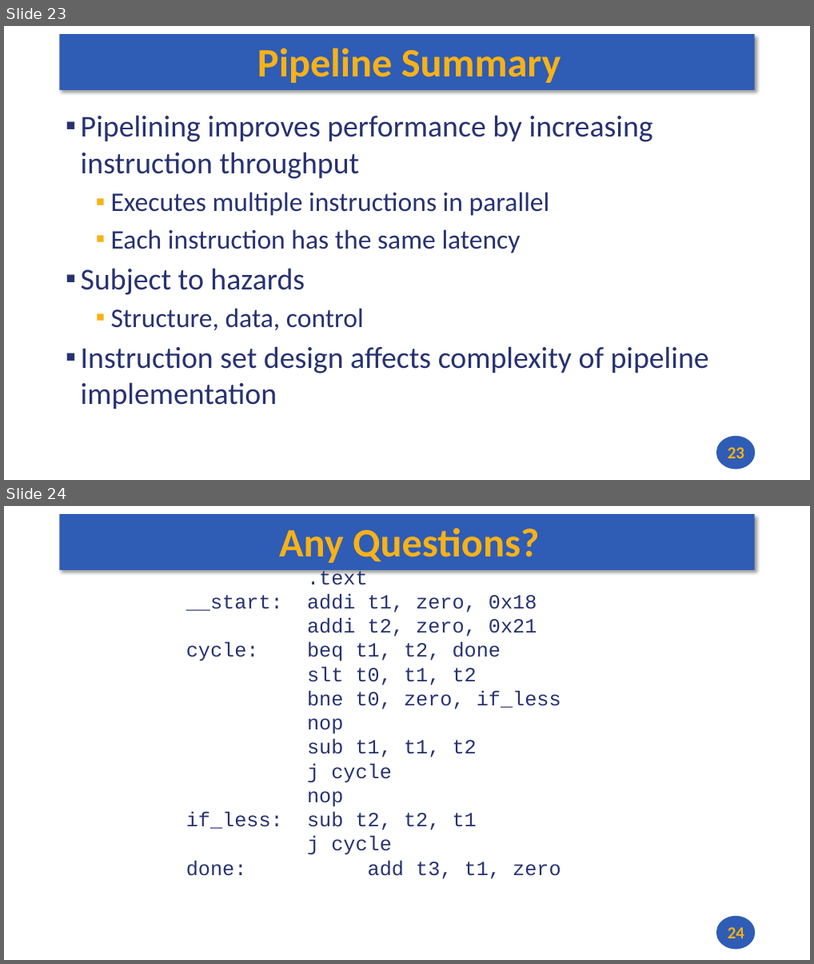
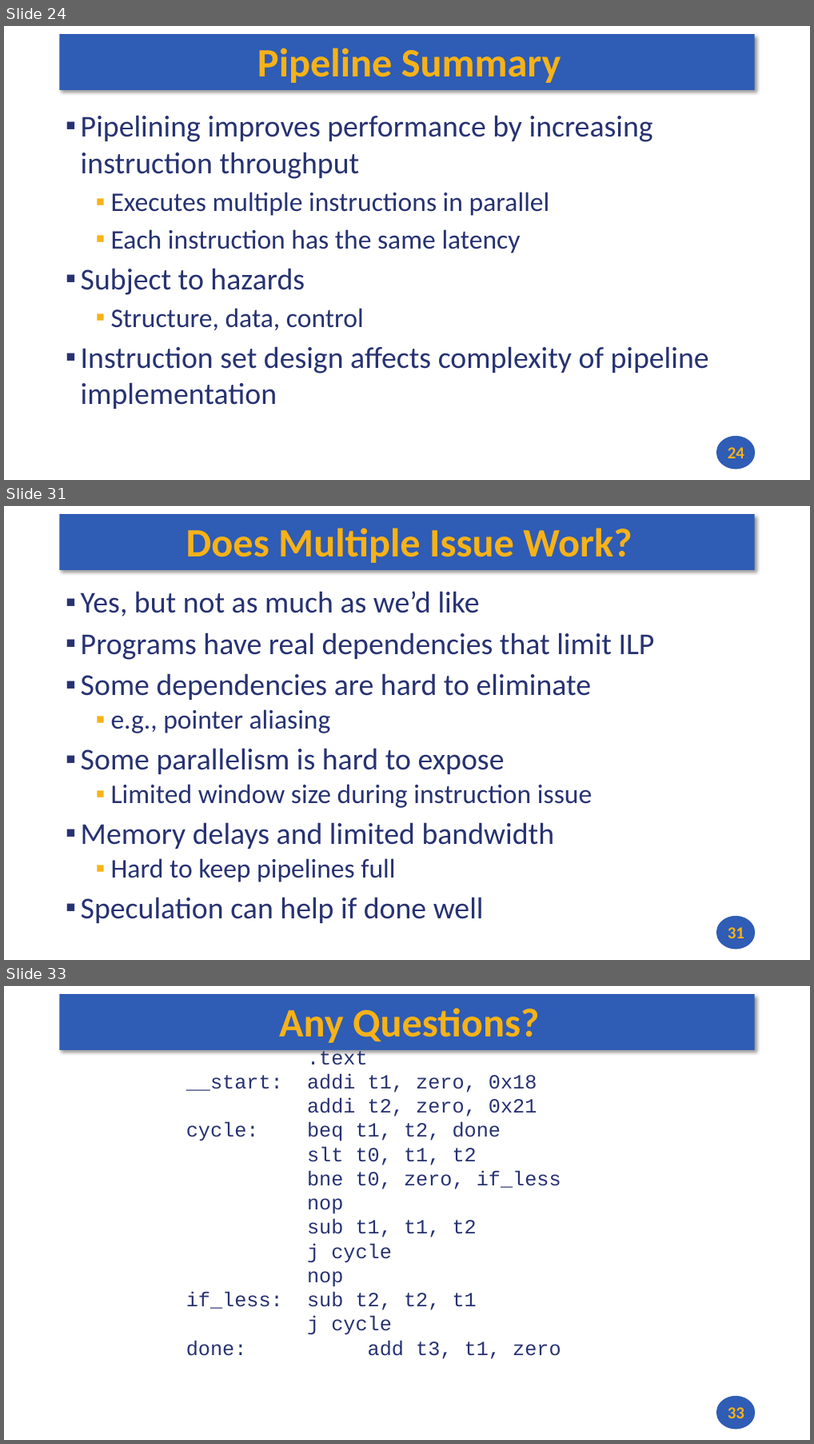
Before and after one commit to andrewt0301/hse-acos-course, a slide deck: docs/part1ca/09_Pipeline/CA_Lecture_09.pptx. Shown one above the other, each under a label of ours: slides 23 and 24 before the commit, slides 24, 31 and 33 after it; the slides between them are not shown. The pictures are 814x964 and 814x1444 pixels, drawn with LibreOffice and Linux fonts; fonts in the diff are those of the drawing. Boxes give left, top, right and bottom in pixels: in the first picture for what was removed or moved away, otherwise in the second. Text is boxed around its words. In the diff, an @@ line names an element or a change of style, - is before the commit and + after.

```diff
--- a/docs/part1ca/09_Pipeline/CA_Lecture_09.pptx
+++ b/docs/part1ca/09_Pipeline/CA_Lecture_09.pptx
@@ slide 31 added at (4, 506, 810, 960), background #FFFFFF; not listed: 2 template elements that a slide beside it also shows @@
@@ title added at (186, 528, 632, 563), 48 pt, text #F7B217, bold @@
+Does Multiple Issue Work?
@@ text added at (81, 591, 655, 923), 36 pt, text #273272 @@
+▪ Yes, but not as much as we’d like
+▪ Programs have real dependencies that limit ILP
+▪ Some dependencies are hard to eliminate
+  ▪ e.g., pointer aliasing
+▪ Some parallelism is hard to expose
+  ▪ Limited window size during instruction issue
+▪ Memory delays and limited bandwidth
+  ▪ Hard to keep pipelines full
+▪ Speculation can help if done well
@@ page number added at (728, 927, 745, 938), 20 pt, text #F7B217, bold @@
+31
@@ what was slide 23 is now slide 24 @@
@@ page number at (728, 447, 745, 458): text changed @@
-23
+24
@@ what was slide 24 is now slide 33 @@
@@ page number at (728, 1407, 745, 1418): text changed @@
-24
+33
```
Also in this commit, not shown: 8 other slides added, 2 other files.
